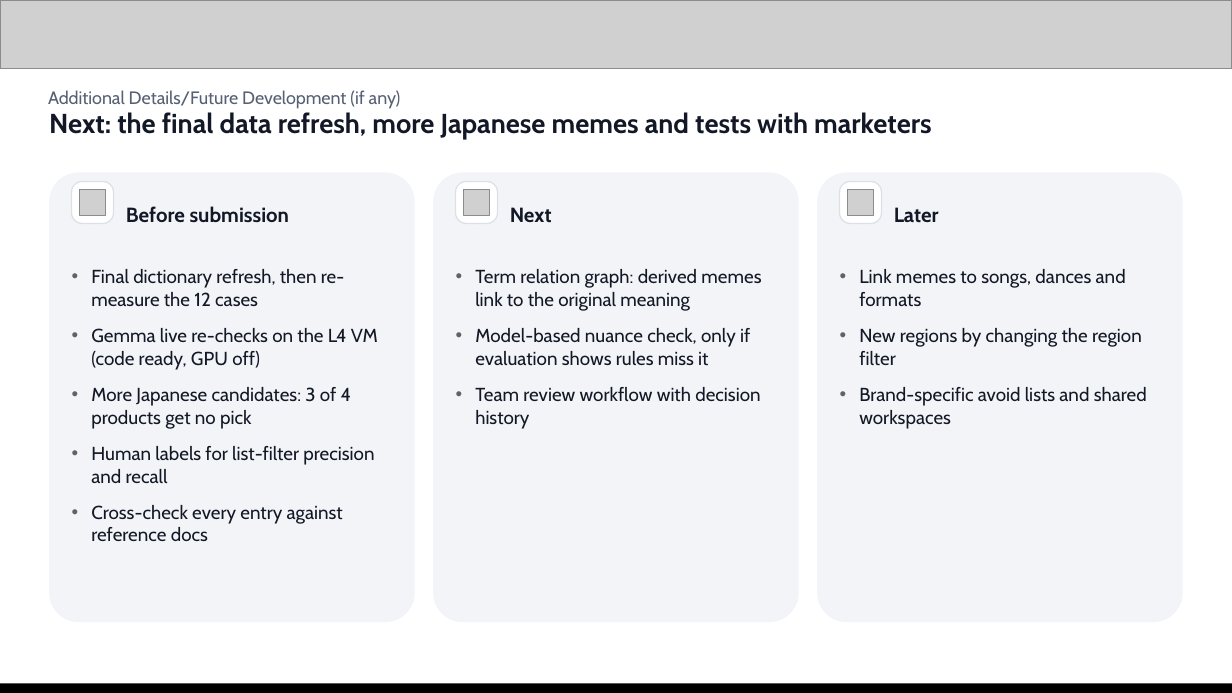
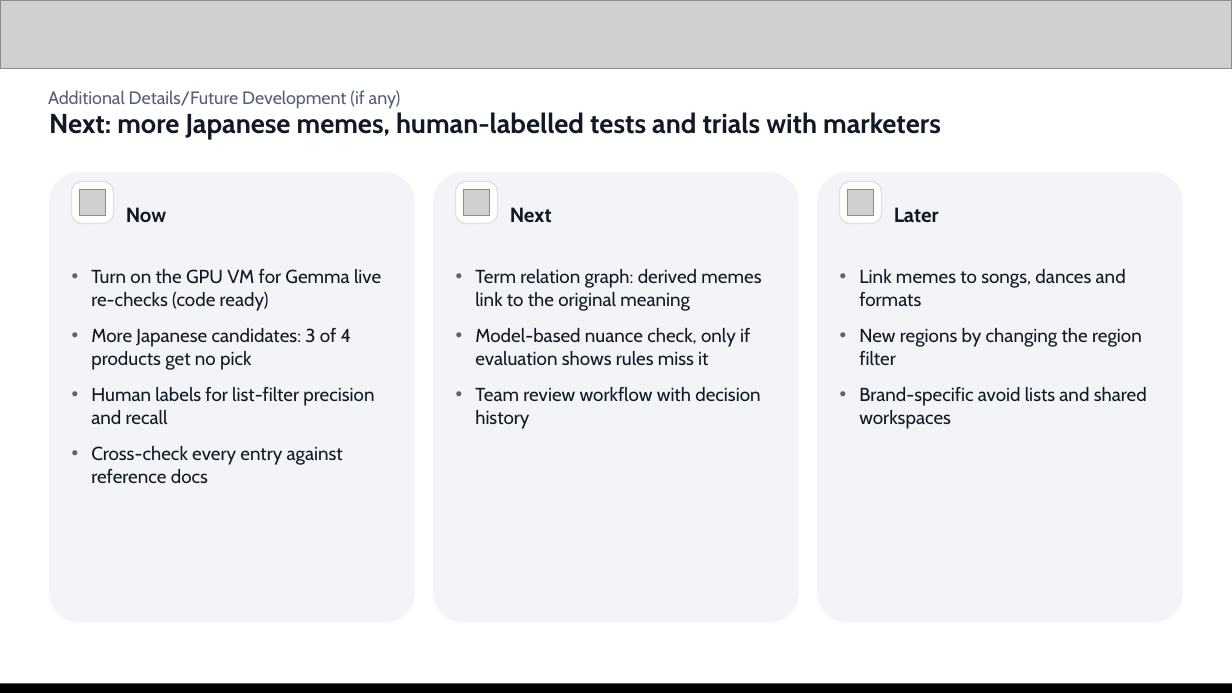
Before and after one commit to Sihyeon-Ji/trend-interpreter, a slide deck: slide 12 of docs/대회/제출/AI-Builder-Cup-제출-초안.pptx. Drawn at 1232x693 pixels with LibreOffice and Linux fonts; fonts in the diff are those of the drawing; grey boxes stand for pictures. Boxes give left, top, right and bottom in pixels: in the first picture for what was removed or moved away, otherwise in the second. Text is boxed around its words. In the diff, an @@ line names an element or a change of style, - is before the commit and + after.

```diff
--- a/docs/대회/제출/AI-Builder-Cup-제출-초안.pptx
+++ b/docs/대회/제출/AI-Builder-Cup-제출-초안.pptx
@@ text at (x1=49, y1=112, x2=941, y2=139): text changed @@
-Next: the final data refresh, more Japanese memes and tests with marketers
+Next: more Japanese memes, human-labelled tests and trials with marketers
@@ text at (x1=126, y1=207, x2=166, y2=222): text changed @@
-Before submission
+Now
@@ text at (x1=91, y1=269, x2=381, y2=311): text changed @@
-• Final dictionary refresh, then re-measure the 12 cases
-• Gemma live re-checks on the L4 VM (code ready, GPU off)
+• Turn on the GPU VM for Gemma live re-checks (code ready)
```
Also in this commit, not shown: 4 other slides changed, 8 other files.
